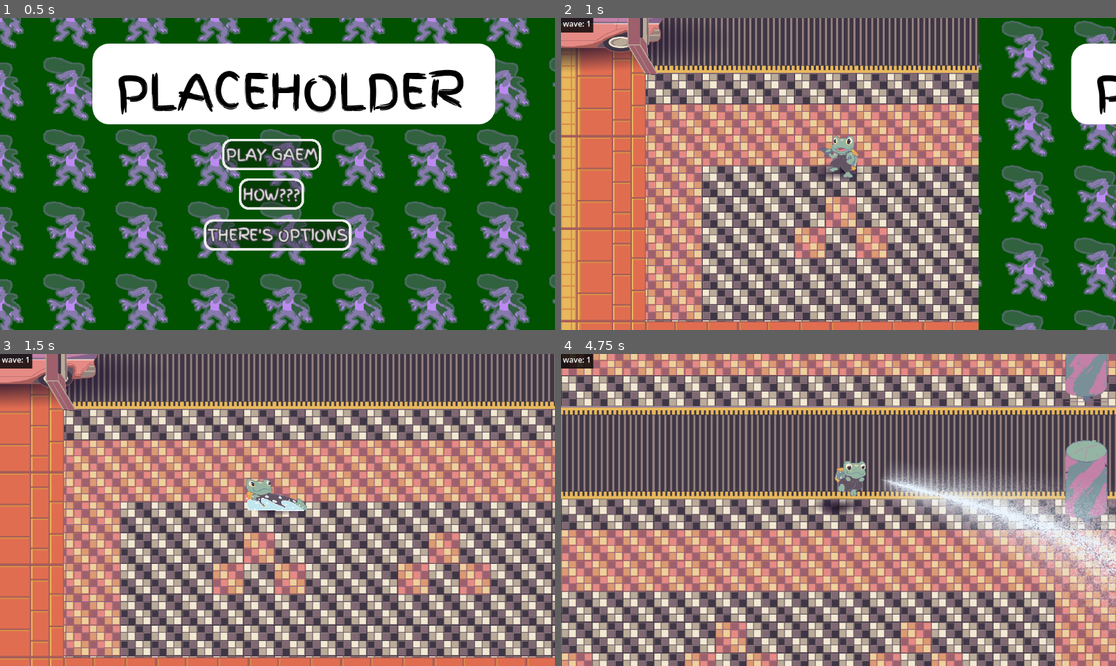
Above: before the commit, frames 1-4 (two rows, left to right).
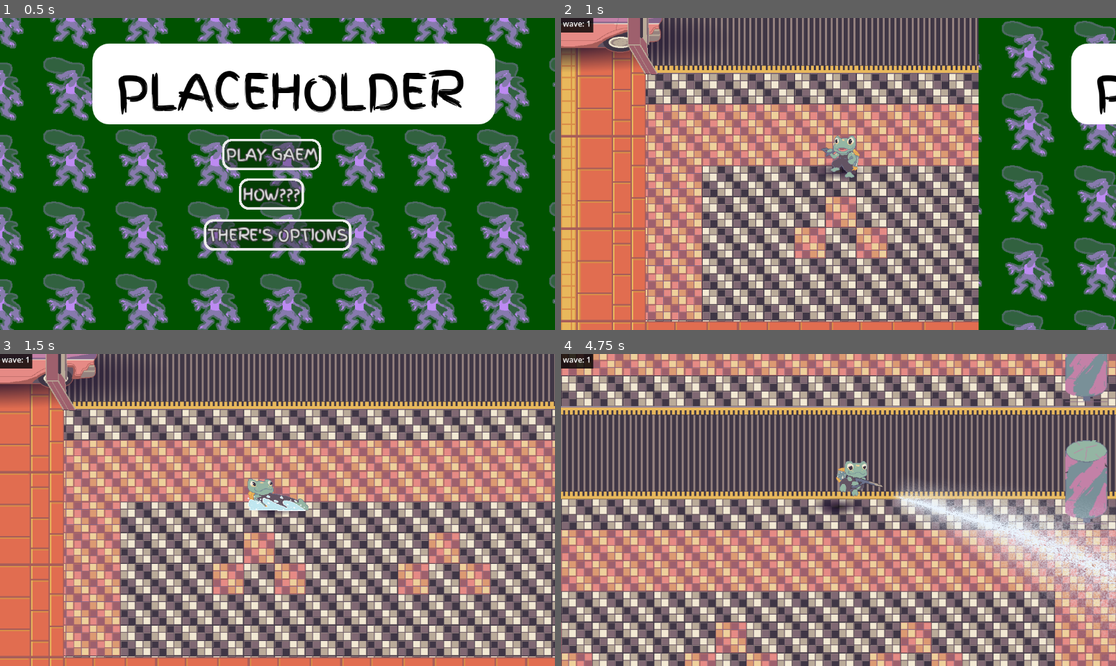
Above: after the commit, the same moments.

Repository: klynicol/crimson_year
Game: Godot game, scene res://scenes/game.tscn
The game is run twice, just before and just after one commit, with the same random seed, the same clock (stepped at 60 frames per second) and the same inputs.
Inputs (mouse positions are in pixels of both pictures, inside the frame that each line leads up to):
- Up to frame 1 (0.5 s): no input
- Up to frame 2 (1 s): click "PLAY GAEM" at 0.5 s
- Up to frame 3 (1.5 s): move the mouse to (399, 494) at 1.27 s; hold D (right) from 1.28 s (still down); hold Space (dash) from 1.28 s (still down)
- Up to frame 4 (4.75 s): click (960, 494) at 1.55 s; move the mouse to (727, 525) at 2.02 s; release D (right) at 2.03 s; release Space (dash) at 2.03 s; hold S (down) 2.03-2.78 s; click (727, 525) at 2.1 s; tap Space (dash) at 2.3, 3.6 s; move the mouse to (894, 441) at 2.77 s; press the mouse at (894, 441) at 2.78 s; hold D (right) 2.78-3.53 s; tap X (attack) at 2.85 s; move the mouse to (810, 572) at 3.52 s; release the mouse at (810, 572) at 3.53 s; hold W (up) 3.53-4.28 s; click (810, 572) at 3.67 s; move the mouse to (1005, 556) at 4.27 s; press the mouse at (1005, 556) at 4.28 s; hold A (left) from 4.28 s (still down)

Frame 1 is identical in both runs. In frame 2, 0.3% of the frame differs, in the area x 46-54%, y 37-52%; in frame 3, 0.3%; in frame 4, 7.4%, in the area x 49-100%, y 34-100%.

Commit message:
sprayer overhaul

Diff:
--- a/scenes/character.tscn
+++ b/scenes/character.tscn
@@ -8,6 +8,7 @@
 [ext_resource type="Texture2D" uid="uid://wl5twcmgxfhh" path="res://assets/sprites/protag/Protag_run-Sheet.png" id="4_0lw5n"]
 [ext_resource type="Texture2D" uid="uid://brpv26k2hxy10" path="res://assets/sprites/protag/Protag-Sheet.png" id="5_0dpix"]
 [ext_resource type="Texture2D" uid="uid://bxx8cbupgp7ys" path="res://assets/sprites/protag/Protag_firing_clean-Sheet.png" id="5_a5ia6"]
+[ext_resource type="Texture2D" uid="uid://bfs833e81tll3" path="res://assets/sprites/Sprayer.png" id="9_0dpix"]
 
 [sub_resource type="AtlasTexture" id="AtlasTexture_2hyy3"]
 atlas = ExtResource("3_0dpix")
@@ -194,9 +195,10 @@
 texture = ExtResource("2_dp8ca")
 
 [node name="AnimatedSprite2D" type="AnimatedSprite2D" parent="." unique_id=410231915]
-position = Vector2(-3, -47)
+position = Vector2(0, -47)
 sprite_frames = SubResource("SpriteFrames_cicko")
 animation = &"left_dash"
+flip_h = true
 
 [node name="CollisionShape2D" type="CollisionShape2D" parent="." unique_id=955580141]
 position = Vector2(0, -16)
@@ -210,3 +212,13 @@
 projectile_speed = 1300
 
 [node name="Sprayer" type="Sprite2D" parent="." unique_id=1463987500]
+position = Vector2(-29.999994, -44.999992)
+rotation = -0.03141593
+texture = ExtResource("9_0dpix")
+offset = Vector2(-21.87, -5.28)
+
+[node name="EmitPoint" type="Marker2D" parent="Sprayer" unique_id=1909197402]
+position = Vector2(-57, -12)
+
+[node name="Marker2D" type="Marker2D" parent="Sprayer" unique_id=2063639065]
+position = Vector2(-60.00181, -0.8851392)
--- a/scripts/car.gd
+++ b/scripts/car.gd
@@ -44,7 +44,6 @@
 
 func take_damage(damage: float) -> void:
 	health -= damage
-	print("taking damage: ", damage, " health: ", health)
 	if health <= 0:
 		car_died.emit()
 		spawn_car_fragments()
--- a/scripts/mobs/greaser_toad.gd
+++ b/scripts/mobs/greaser_toad.gd
@@ -50,9 +50,7 @@
 			# From apex to land: decelerate to zero (plus hop arc so we land with velocity = 0)
 			velocity = velocity.move_toward(Vector2(vector_x, vector_y), stats.decel * delta)
 			shadow.position.y = starting_shadow_position.y + HOP_ARC_HEIGHT * sin(hop_phase * PI)
-		print("velocity 2: ", velocity)
 		sprite.flip_h = velocity.x - vector_x >= 0
 	else:
 		# On the ground (frame 0 or outside hop range): velocity is zero; animation will advance to hop
 		velocity = Vector2.ZERO
-		print("velocity 1: ", velocity)
--- a/scripts/mobs/mob.gd
+++ b/scripts/mobs/mob.gd
@@ -42,7 +42,6 @@
 	hit_box.area_shape_entered.connect(_on_hit_box_entered)
 	stats.mob_died.connect(_on_mob_died)
 	attack_cooldown_time = 0
-	print("state: ", mob_state)
 
 func _set_player():
 	player = get_tree().get_first_node_in_group("player")
@@ -55,15 +54,6 @@
 	_set_sprite_animation()
 	# print("velocity: ", velocity)
 	move_and_slide()
-
-func _check_conveyor() -> void:
-	if global_position.y < World.conveyor_y_max and global_position.y > World.conveyor_y_min:
-		on_conveyor = true
-
-func _apply_standard_conveyor_movement() -> void:
-	if on_conveyor:
-		velocity.x = Car.CAR_SPEED
-		velocity.y = 0
 
 func _set_sprite_animation() -> void:
 	match mob_state:
@@ -179,5 +169,14 @@
 		bodies.append(body)
 	return bodies
 
+func _check_conveyor() -> void:
+	if global_position.y < World.conveyor_y_max and global_position.y > World.conveyor_y_min:
+		on_conveyor = true
+
+func _apply_standard_conveyor_movement() -> void:
+	if on_conveyor:
+		velocity.x = Car.CAR_SPEED
+		velocity.y = 0
+
 func chase(target_pos: Vector2, delta: float) -> void:
 	pass
--- a/scripts/water_spray/water_spray_emiter.gd
+++ b/scripts/water_spray/water_spray_emiter.gd
@@ -2,8 +2,10 @@
 
 @onready var projectile = load("res://scenes/water_spray_projectile.tscn")
 @onready var character: CharacterBody2D = get_parent()
-# @onready var sprayer: Sprite2D = $"../Sprayer"
+@onready var sprayer: Sprite2D = $"../Sprayer"
+@onready var emit_point: Marker2D = $"../Sprayer/EmitPoint"
 @onready var debug_label: Label = get_tree().current_scene.get_node_or_null("Gui/Control/Label")
+@onready var player_sprite: AnimatedSprite2D = $"../AnimatedSprite2D"
 @export var projectile_speed = 400
 
 const MAX_SCALE_X = 9.0
@@ -13,14 +15,11 @@
 const MIN_MIST_STRENGTH = 0.9
 const MAX_MIST_STRENGTH = 3.0
 
-# The sprayer will spawn in 4 different spots based on the character's
-# direction and sprite.
-const SPRAYER_SPAWN_POSITIONS = [
-	Vector2(67, -68), # right
-	# Vector2(-31, 3), # down
-	Vector2(-67, -68), # left
-	# Vector2(29, -74), # up
-]
+const ANIM_SPRAYER_ORIGIN = {
+	"left_walking": [Vector2(-30, -40), Vector2(-40, -50)],
+	"left_idle_shooting": Vector2(1, -40),
+	"left_dash": Vector2(0, -32),
+}
 
 var cooldown = 0.0
 var cooldown_time: float
@@ -34,9 +33,14 @@
 
 # Called every frame. 'delta' is the elapsed time since the previous frame.
 func _process(delta: float) -> void:
-	if Input.is_action_pressed('fire') and cooldown <= 0.0:
-		shoot()
-		cooldown = cooldown_time
+	if Input.is_action_pressed('fire'):
+		sprayer.visible = true
+		if cooldown <= 0.0:
+			sprayer.visible = true
+			shoot()
+			cooldown = cooldown_time
+	else:
+		sprayer.visible = false
 	cooldown -= delta
 
 func shoot() -> void:
@@ -47,11 +51,44 @@
 	var instance := projectile.instantiate() as CharacterBody2D
 
 	var rot := Utilities.get_rotation_of_aim(character, global_position)
-	var spawn_index := Utilities.get_direction_from_rotation_180(rot)
+	#rotate the sprayer sprite to the direction of the shot
+	sprayer.rotation = rot + PI
 
-	var spawn_pos := SPRAYER_SPAWN_POSITIONS[spawn_index] as Vector2
+	## Get the position of the sprayer based on sprite and frame
+	var origin_definition
+	if player_sprite.animation in ANIM_SPRAYER_ORIGIN:
+		origin_definition = ANIM_SPRAYER_ORIGIN[player_sprite.animation]
+	else:
+		origin_definition = Vector2(0, 0)
 
-	instance.spawnPosition = global_position + spawn_pos + (character.velocity * 0.02)
+	var y_offset = 11.2 # because of sprayer flip, we need to offset the position
+	if origin_definition is Array:
+		# left_walking: interpolate from index 0 (frame 0) to index 1 (frame 3)
+		var start_vector = origin_definition[0]
+		var end_vector = origin_definition[1]
+		if player_sprite.flip_h:
+			start_vector.x = -start_vector.x
+			end_vector.x = -end_vector.x
+			start_vector.y -= y_offset
+			end_vector.y -= y_offset
+		var frame_count := 3
+		var t := clampf(float(player_sprite.frame) / float(frame_count), 0.0, 1.0)
+		print("t: ", t)
+		sprayer.position = start_vector.lerp(end_vector, t)
+	else:
+		if player_sprite.flip_h:
+			origin_definition.x = -origin_definition.x
+			origin_definition.y -= y_offset
+		sprayer.position = origin_definition
+
+	# flip the sprite if the player is facing left
+	if player_sprite.flip_h:
+		sprayer.flip_v = true
+	else:
+		sprayer.flip_v = false
+
+
+	instance.spawnPosition = emit_point.global_position + (character.velocity * 0.02)
 	instance.spawnRotation = rot
 	instance.speed = projectile_speed
 
@@ -77,18 +114,10 @@
 	)
 	vfx.scale.x = new_scale_x
 	vfx.scale.y = new_scale_y
-
 	# we also should reduce the mist strength based on the rotation change
 	var mist_angle_effect := 0.9; # Angle at which the mist strength forumula starts to take effect
 	var new_mist_strength: float = clamp(mist_angle_effect + abs(rot_since_last_shot), MIN_MIST_STRENGTH, MAX_MIST_STRENGTH)
-
-	# label_text("rot since last shot: " + str(rot_since_last_shot)
-	# 	+ " \nscale x: " + str(new_scale_x)
-	# 	+ " \nscale y: " + str(new_scale_y)
-	# 	+ " \nmist strength: "+ str(new_mist_strength))
 	vfx.set_mist_strength(new_mist_strength)
-
-	# Add to scene root so projectile is NOT a child of the character (won't move with mouse/character)
 	get_tree().current_scene.add_child(instance)
 
 	last_shot_rotation = rot
